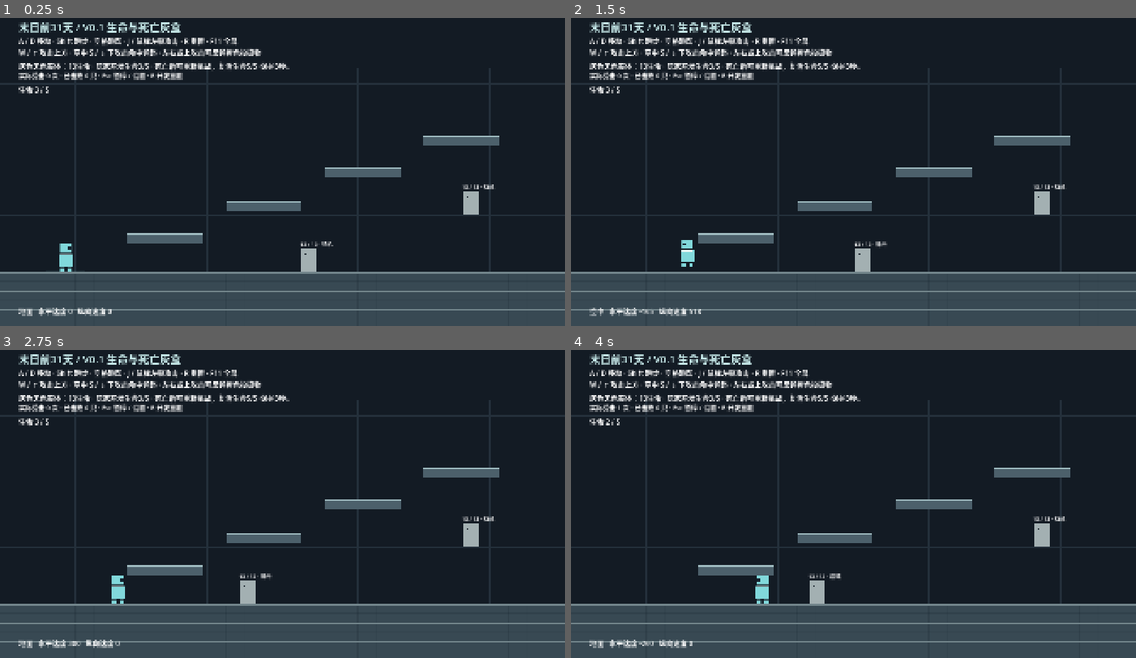
Above: before the commit, frames 1-4 (two rows, left to right).
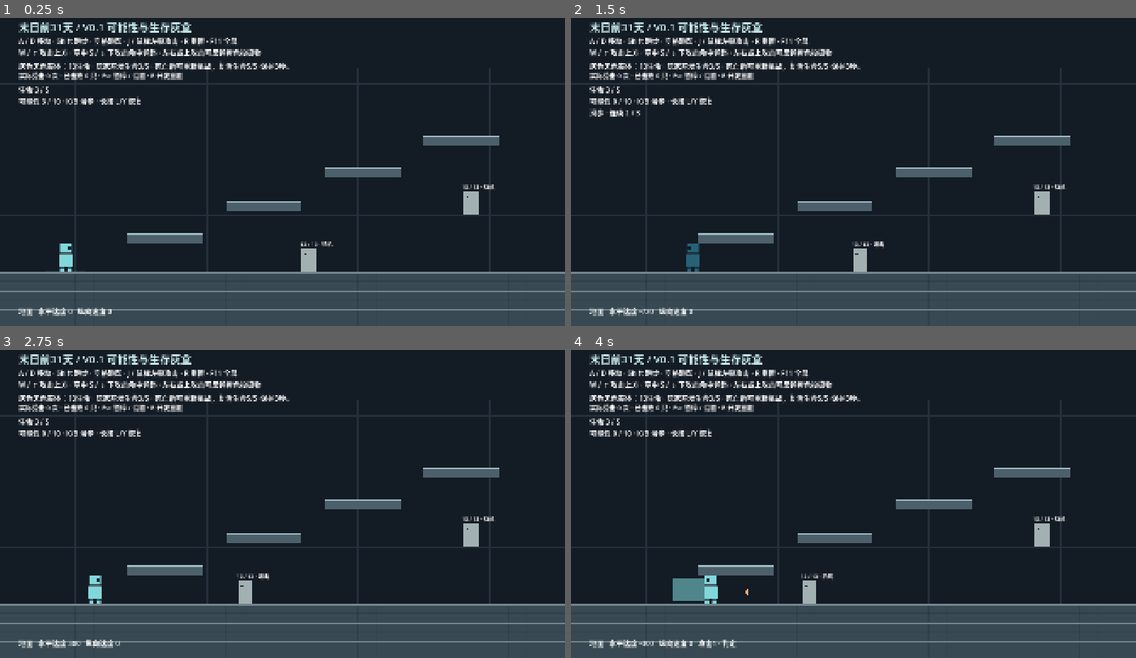
Above: after the commit, the same moments.

Repository: aiother/31DAYS-A
Game: Godot game, scene res://debug/enemy_lab.tscn
Two runs of this game, one before a commit and one after it. Both use one fixed random seed, a clock stepped at 60 frames per second and the inputs below.
Inputs:
- Up to frame 1 (0.25 s): no input
- Up to frame 2 (1.5 s): tap Enter at 0.5 s; hold D (move_right) 0.53-1.28 s; tap J (attack) at 0.6 s; tap Space (jump) at 0.77, 1.07 s; tap K (dodge) at 0.8, 1.35 s; hold A (move_left) from 1.28 s (still down)
- Up to frame 3 (2.75 s): tap Space (jump) at 1.52, 1.82 s; tap L (recover) at 1.55 s; release A (move_left) at 2.03 s; hold D (move_right) from 2.03 s (still down); hold L (recover) from 2.03 s (still down); tap Shift (run) at 2.3 s
- Up to frame 4 (4 s): release L (recover) at 2.78 s; tap Shift (run) at 2.85 s; tap Space (jump) at 3.02, 3.05, 3.32 s; release D (move_right) at 3.53 s; hold A (move_left) from 3.53 s (still down); hold Space (jump) from 3.53 s (still down); tap J (attack) at 3.8 s

The runs differ from the first frame. In frame 1, 0.6% of the frame differs, in the area x 3-34%, y 1-29%; in frame 2, 1.3%; in frame 3, 1.2%; in frame 4, 1.8%, in the area x 3-48%, y 1-97%.

Commit message:
feat: implement possibility ground dodge and hold healing

Diff:
--- /dev/null
+++ b/game/data/player/graybox_possibility.tres
@@ -0,0 +1,6 @@
+[gd_resource type="Resource" script_class="PossibilityConfig" load_steps=2 format=3]
+
+[ext_resource type="Script" path="res://player/possibility_config.gd" id="1"]
+
+[resource]
+script = ExtResource("1")
--- a/game/debug/enemy_lab.gd
+++ b/game/debug/enemy_lab.gd
@@ -33,6 +33,6 @@
 		tree.remove_meta("graybox_revive_pending")
 		push_error("Could not reload graybox challenge")
 
-func _on_defeated(_reward: int) -> void:
-	# Reward signal is ready; resource credit waits for the possibility phase.
+func _on_defeated(reward: int) -> void:
+	player.possibility.gain(reward)
 	_defeats += 1
--- a/game/debug/enemy_lab.tscn
+++ b/game/debug/enemy_lab.tscn
@@ -26,7 +26,7 @@
 flying = true
 ranged_only = true
 [node name="Title" parent="Instructions"]
-text = "末日前31天 / V0.1 生命与死亡灰盒"
+text = "末日前31天 / V0.1 可能性与生存灰盒"
 [node name="Help" parent="Instructions"]
 text = "A / D 移动 · Shift 跑步 · 空格跳跃 · J / 鼠标左键攻击 · R 重置 · F11 全屏
 W / ↑ 攻击上方 · 空中 S / ↓ 下攻击命中弹起 · 左右或上攻击可反弹橙色投掷物
--- a/game/player/placeholder_visual.gd
+++ b/game/player/placeholder_visual.gd
@@ -7,7 +7,10 @@
 var _feedback: Tween
 var _pulse: float = 0.0
 var _hurt_flash: float = 0.0
+var _reward_flash: float = 0.0
+var _last_balance: int = 3
 @onready var life: PlayerLife = get_parent().get_node("GameplayRoot/Life") as PlayerLife
+@onready var actions: PlayerPossibility = get_parent().get_node("GameplayRoot/Possibility") as PlayerPossibility
 
 func _ready() -> void:
 	player.landed.connect(_on_landed)
@@ -20,6 +23,13 @@
 	life.damaged.connect(_on_damaged)
 	life.died.connect(_on_died)
 	life.respawned.connect(_on_respawned)
+	_last_balance = actions.balance
+	actions.balance_changed.connect(_on_balance_changed)
+
+func _on_balance_changed(current: int, _maximum: int) -> void:
+	if current > _last_balance:
+		_reward_flash = 0.35
+	_last_balance = current
 
 func _on_damaged(_amount: int, _impulse: Vector2) -> void:
 	_hurt_flash = 0.2
@@ -60,8 +70,15 @@
 
 func _process(delta: float) -> void:
 	_hurt_flash = maxf(0.0, _hurt_flash - delta)
+	_reward_flash = maxf(0.0, _reward_flash - delta)
 	sprite.modulate = Color(1, 0.4, 0.35) if _hurt_flash > 0.0 else Color.WHITE
 	sprite.modulate.a = 0.45 if life.is_alive() and life.protection_remaining > 0.0 and int(Time.get_ticks_msec() / 90) % 2 == 0 else 1.0
+	if player.possibility.state == PlayerPossibility.State.HEALING:
+		sprite.modulate = Color(0.5, 1.0, 0.65)
+	elif player.possibility.busy():
+		sprite.modulate = Color(1.0, 0.7, 0.35) if player.possibility.poor_dodge else Color(0.5, 0.85, 1.0)
+		if player.possibility.invincible_remaining > 0.0:
+			sprite.modulate.a = 0.45
 	_pulse = maxf(0.0, _pulse - delta * 2.8)
 	queue_redraw()
 
@@ -79,6 +96,8 @@
 	_feedback.tween_property(sprite, "scale", Vector2.ONE, player.movement.hard_landing_duration if hard else 0.12)
 
 func _draw() -> void:
+	if _reward_flash > 0.0:
+		draw_arc(Vector2(0, -48), 55.0 + (0.35 - _reward_flash) * 100.0, 0, TAU, 32, Color(0.5, 1.0, 0.65, _reward_flash / 0.35), 3.0)
 	if combat != null and combat.is_attacking():
 		var shape: RectangleShape2D = combat.hit_shape.shape as RectangleShape2D
 		var rect: Rect2 = Rect2(combat.hitbox.position - shape.size * 0.5, shape.size)
--- a/game/player/player.tscn
+++ b/game/player/player.tscn
@@ -9,6 +9,8 @@
 [ext_resource type="Script" path="res://player/player_hurtbox.gd" id="7"]
 [ext_resource type="Script" path="res://player/player_life.gd" id="8"]
 [ext_resource type="Resource" path="res://data/player/graybox_life.tres" id="9"]
+[ext_resource type="Script" path="res://player/player_possibility.gd" id="10"]
+[ext_resource type="Resource" path="res://data/player/graybox_possibility.tres" id="11"]
 
 [sub_resource type="CapsuleShape2D" id="Body"]
 radius = 22.0
@@ -44,6 +46,10 @@
 [node name="Combat" type="Node" parent="GameplayRoot"]
 script = ExtResource("5")
 config = ExtResource("6")
+
+[node name="Possibility" type="Node" parent="GameplayRoot"]
+script = ExtResource("10")
+config = ExtResource("11")
 
 [node name="Hitbox" type="Area2D" parent="GameplayRoot"]
 position = Vector2(60, -48)
--- a/game/player/player_combat.gd
+++ b/game/player/player_combat.gd
@@ -48,7 +48,7 @@
 
 ## The physical player explicitly calls this; execution order is deterministic.
 func tick(delta: float) -> void:
-	if not player.life.can_control():
+	if not player.life.can_control() or player.possibility.busy():
 		interrupt()
 		return
 	_clock += delta
--- a/game/player/player_controller.gd
+++ b/game/player/player_controller.gd
@@ -7,6 +7,7 @@
 @export var movement: MovementConfig
 @onready var combat: PlayerCombat = $GameplayRoot/Combat
 @onready var life: PlayerLife = $GameplayRoot/Life
+@onready var possibility: PlayerPossibility = $GameplayRoot/Possibility
 var facing: float = 1.0
 var landing_lock_remaining: float = 0.0
 var _turn_remaining: float = 0.0
@@ -28,8 +29,14 @@
 
 func _physics_process(delta: float) -> void:
 	life.tick(delta)
+	possibility.tick(delta)
 	if not life.can_control():
 		velocity.x = move_toward(velocity.x, 0.0, 600.0 * delta) if life.is_alive() else 0.0
+		velocity.y = minf(velocity.y + movement.gravity * movement.fall_gravity_scale * delta, movement.max_fall_speed)
+		move_and_slide()
+		return
+	if possibility.busy():
+		velocity.x = possibility.horizontal_speed()
 		velocity.y = minf(velocity.y + movement.gravity * movement.fall_gravity_scale * delta, movement.max_fall_speed)
 		move_and_slide()
 		return
@@ -102,12 +109,14 @@
 	_edge_remaining = 0.0
 
 func _on_damaged(_amount: int, impulse: Vector2) -> void:
+	possibility.cancel()
 	combat.interrupt()
 	velocity.x = clampf(impulse.x, -life.config.max_knockback, life.config.max_knockback)
 	_hold_remaining = 0.0
 	_bounce_rising = false
 
 func reset_kinematics() -> void:
+	possibility.reset_actions()
 	combat.interrupt()
 	velocity = Vector2.ZERO
 	landing_lock_remaining = 0.0
--- a/game/player/player_life.gd
+++ b/game/player/player_life.gd
@@ -24,6 +24,9 @@
 	return is_alive() and hurt_remaining <= 0.0
 
 func take_hit(amount: int, impulse: Vector2 = Vector2.ZERO) -> bool:
+	var actions: PlayerPossibility = get_parent().get_node_or_null("Possibility") as PlayerPossibility
+	if actions != null and actions.invincible_remaining > 0.0:
+		return false
 	if not is_alive() or protection_remaining > 0.0 or hurt_remaining > 0.0 or amount <= 0:
 		return false
 	health = maxi(0, health - amount)
@@ -37,6 +40,12 @@
 	if health == 0:
 		died.emit()
 	return true
+
+func heal(amount: int) -> void:
+	if not is_alive() or amount <= 0:
+		return
+	health = mini(config.max_health, health + amount)
+	health_changed.emit(health, config.max_health)
 
 func tick(delta: float) -> void:
 	protection_remaining = maxf(0.0, protection_remaining - delta)
--- /dev/null
+++ b/game/player/player_possibility.gd
@@ -0,0 +1,109 @@
+class_name PlayerPossibility
+extends Node
+signal balance_changed(current: int, maximum: int)
+enum State { IDLE, DODGE_WINDUP, DODGE_ACTIVE, DODGE_RECOVERY, HEALING }
+@export var config: PossibilityConfig
+@onready var player: PlayerController = get_parent().get_parent() as PlayerController
+var balance: int = 3
+var state: State = State.IDLE
+var remaining: float = 0.0
+var chain: int = 0
+var since_dodge: float = 100.0
+var poor_dodge: bool = false
+var dodge_direction: float = 1.0
+var invincible_remaining: float = 0.0
+
+func _ready() -> void:
+	assert(config != null)
+	balance = config.initial
+
+func gain(amount: int) -> void:
+	if amount <= 0 or not player.life.is_alive():
+		return
+	balance = mini(config.maximum, balance + amount)
+	balance_changed.emit(balance, config.maximum)
+
+func busy() -> bool:
+	return state != State.IDLE
+
+func cancel() -> void:
+	state = State.IDLE
+	remaining = 0.0
+	invincible_remaining = 0.0
+
+func reset_actions() -> void:
+	cancel()
+	chain = 0
+	since_dodge = 100.0
+
+func try_dodge() -> bool:
+	if not player.life.can_control() or not player.is_on_floor() or player.landing_lock_remaining > 0.0:
+		return false
+	if state != State.IDLE and state != State.HEALING:
+		return false
+	if since_dodge + 0.00001 >= config.combo_reset:
+		chain = 0
+	var cost: int = chain + 1
+	if chain >= 3 or balance - cost < config.floor_balance:
+		return false
+	poor_dodge = balance < cost
+	balance -= cost
+	balance_changed.emit(balance, config.maximum)
+	chain += 1
+	since_dodge = 0.0
+	var axis: float = Input.get_axis("move_left", "move_right")
+	dodge_direction = signf(axis) if not is_zero_approx(axis) else player.facing
+	player.combat.interrupt()
+	state = State.DODGE_WINDUP
+	remaining = config.poor_windup if poor_dodge else config.dodge_windup
+	return true
+
+func try_heal() -> bool:
+	if busy() or not player.life.can_control() or not player.is_on_floor() or player.landing_lock_remaining > 0.0 or player.combat.is_attacking():
+		return false
+	if balance < config.heal_cost or player.life.health >= player.life.config.max_health:
+		return false
+	balance -= config.heal_cost
+	balance_changed.emit(balance, config.maximum)
+	player.combat.reset_combo()
+	state = State.HEALING
+	remaining = config.heal_duration
+	return true
+
+# Explicitly ticked before ordinary movement/combat. Costs are never refunded.
+func tick(delta: float) -> void:
+	since_dodge += delta
+	invincible_remaining = maxf(0.0, invincible_remaining - delta)
+	if since_dodge + 0.00001 >= config.combo_reset:
+		chain = 0
+	if not player.life.can_control():
+		cancel()
+		return
+	if Input.is_action_just_pressed("dodge") and try_dodge():
+		return
+	if Input.is_action_just_pressed("recover") and try_heal():
+		return
+	if state == State.HEALING and (not Input.is_action_pressed("recover") or not player.is_on_floor()):
+		cancel()
+		return
+	if not busy():
+		return
+	remaining -= delta
+	if remaining > 0.00001:
+		return
+	match state:
+		State.HEALING:
+			player.life.heal(config.heal_amount)
+			cancel()
+		State.DODGE_WINDUP:
+			state = State.DODGE_ACTIVE
+			remaining = config.dodge_duration
+			invincible_remaining = config.poor_invincible_duration if poor_dodge else config.invincible_duration
+		State.DODGE_ACTIVE:
+			state = State.DODGE_RECOVERY
+			remaining = config.dodge_recovery
+		State.DODGE_RECOVERY:
+			cancel()
+
+func horizontal_speed() -> float:
+	return dodge_direction * config.dodge_speed if state == State.DODGE_ACTIVE else 0.0
--- /dev/null
+++ b/game/player/possibility_config.gd
@@ -0,0 +1,17 @@
+class_name PossibilityConfig
+extends Resource
+@export var initial: int = 3
+@export var maximum: int = 10
+@export var floor_balance: int = -9
+@export var combo_reset: float = 1.3
+@export var heal_cost: int = 3
+@export var heal_amount: int = 2
+@export var heal_duration: float = 2.8
+# Graybox tuning, not frozen animation timings.
+@export var dodge_windup: float = 0.05
+@export var poor_windup: float = 0.15
+@export var dodge_duration: float = 0.20
+@export var dodge_recovery: float = 0.08
+@export var invincible_duration: float = 0.16
+@export var poor_invincible_duration: float = 0.08
+@export var dodge_speed: float = 720.0
--- /dev/null
+++ b/game/tests/test_possibility.gd
@@ -0,0 +1,161 @@
+extends SceneTree
+var checks: int = 0
+var failures: int = 0
+var player: PlayerController
+var actions: PlayerPossibility
+
+func _initialize() -> void:
+	run.call_deferred()
+
+func check(ok: bool, message: String) -> void:
+	checks += 1
+	if not ok:
+		failures += 1
+		push_error(message)
+	else:
+		print("PASS: " + message)
+
+func ticks(count: int) -> void:
+	for i: int in range(count):
+		await physics_frame
+		await process_frame
+
+func fresh(balance: int = 10) -> void:
+	for action: StringName in InputMap.get_actions():
+		Input.action_release(action)
+	player.life.start_new_run()
+	player.reset_kinematics()
+	actions.balance = balance
+
+func run() -> void:
+	var world: Node2D = (load("res://debug/movement_lab.tscn") as PackedScene).instantiate() as Node2D
+	root.add_child(world)
+	player = world.get_node("Player") as PlayerController
+	actions = player.possibility
+	await ticks(10)
+	check(actions.balance == 3 and actions.config.maximum == 10, "initial possibility 3/10")
+	actions.gain(20)
+	check(actions.balance == 10, "gain caps at maximum")
+	actions.balance = -9
+	actions.gain(2)
+	check(actions.balance == -7, "gain repays overdraft")
+	# Deterministic component timing while body retains a real floor contact.
+	player.set_physics_process(false)
+	fresh()
+	check(actions.try_dodge() and actions.balance == 9 and actions.chain == 1, "first dodge costs 1")
+	check(not actions.try_dodge() and actions.balance == 9, "active action rejects duplicate spending")
+	check(player.life.take_hit(1), "windup is vulnerable and hit cancels dodge")
+	check(not actions.busy(), "damage clears dodge action")
+	fresh()
+	for expected: int in [9, 7, 4]:
+		check(actions.try_dodge() and actions.balance == expected, "chain cost 1 then 2 then 3")
+		actions.tick(0.05)
+		check(actions.state == PlayerPossibility.State.DODGE_ACTIVE and not player.life.take_hit(1), "normal dodge active window blocks real damage")
+		actions.tick(0.20)
+		actions.tick(0.08)
+	check(not actions.try_dodge() and actions.balance == 4, "fourth consecutive dodge rejected")
+	actions.tick(0.96)
+	check(actions.chain == 3, "chain remains before 1.3 seconds from last start")
+	actions.tick(0.01)
+	check(actions.chain == 0 and actions.try_dodge() and actions.balance == 3, "1.3 seconds since last start resets costs")
+	fresh(0)
+	check(actions.try_dodge() and actions.balance == -1 and actions.poor_dodge, "insufficient funds allow overdraft dodge")
+	check(is_equal_approx(actions.remaining, 0.15), "poor dodge uses longer windup")
+	actions.tick(0.15)
+	check(is_equal_approx(actions.invincible_remaining, 0.08), "poor dodge uses fewer invincible frames")
+	actions.tick(0.09)
+	check(player.life.take_hit(1), "poor invulnerability expires before slide ends")
+	fresh(-9)
+	check(not actions.try_dodge() and actions.balance == -9, "floor refuses further dodge")
+	fresh(-8)
+	check(actions.try_dodge() and actions.balance == -9, "exact floor permitted")
+	actions.cancel()
+	check(not actions.try_dodge() and actions.balance == -9, "crossing floor rejected without partial charge")
+	fresh()
+	player.position.y -= 100
+	player.set_physics_process(true)
+	await ticks(1)
+	check(not actions.try_dodge(), "air dodge prohibited")
+	player.position = Vector2(224, 880)
+	await ticks(10)
+	player.set_physics_process(false)
+	fresh(2)
+	check(not actions.try_heal() and actions.balance == 2, "heal cannot overdraw")
+	fresh()
+	player.life.health = 5
+	check(not actions.try_heal() and actions.balance == 10, "full health heal disabled")
+	fresh()
+	Input.action_press("recover")
+	check(actions.try_heal() and actions.balance == 7, "heal charges 3 immediately")
+	for i: int in range(167):
+		actions.tick(1.0 / 60.0)
+	check(player.life.health == 3 and actions.busy(), "heal does not pay out before 2.8 seconds")
+	actions.tick(1.0 / 60.0)
+	check(player.life.health == 5 and not actions.busy(), "heal pays 2 exactly at completion")
+	fresh()
+	player.life.health = 4
+	Input.action_press("recover")
+	actions.try_heal()
+	actions.tick(2.8)
+	check(player.life.health == 5, "healing cannot exceed max HP")
+	fresh()
+	Input.action_press("recover")
+	actions.try_heal()
+	Input.action_release("recover")
+	actions.tick(0.1)
+	check(not actions.busy() and actions.balance == 7 and player.life.health == 3, "early release retains cost without healing")
+	fresh()
+	Input.action_press("recover")
+	actions.try_heal()
+	player.life.take_hit(1)
+	check(not actions.busy() and actions.balance == 7 and player.life.health == 2, "hit interrupts healing without refund")
+	fresh()
+	Input.action_press("recover")
+	actions.try_heal()
+	check(actions.try_dodge() and actions.balance == 6, "dodge cancels heal and pays own cost")
+	fresh()
+	player.combat.phase = PlayerCombat.Phase.ACTIVE
+	check(not actions.try_heal(), "heal cannot cancel attack")
+	check(actions.try_dodge() and not player.combat.is_attacking(), "dodge cancels attack")
+	fresh()
+	player.life.take_hit(3)
+	check(not actions.try_dodge() and not actions.try_heal(), "death blocks both actions")
+	fresh()
+	player.set_physics_process(true)
+	Input.action_press("recover")
+	await ticks(1)
+	var start_x: float = player.position.x
+	Input.action_press("move_right")
+	Input.action_press("jump")
+	Input.action_press("attack")
+	await ticks(10)
+	check(actions.state == PlayerPossibility.State.HEALING and absf(player.position.x - start_x) < 0.01 and not player.combat.is_attacking() and player.is_on_floor(), "held healing blocks movement jump and attacks")
+	paused = true
+	var before: float = actions.remaining
+	await ticks(3)
+	check(actions.remaining == before, "pause freezes action timing")
+	paused = false
+	fresh()
+	Input.action_press("move_left")
+	Input.action_press("dodge")
+	await ticks(5)
+	check(actions.dodge_direction == -1 and player.velocity.x < 0, "input starts left slide independently of facing")
+	fresh()
+	world.queue_free()
+	await process_frame
+	# Actual production reward wiring, including single-credit on repeated damage.
+	world = (load("res://debug/enemy_lab.tscn") as PackedScene).instantiate() as Node2D
+	root.add_child(world)
+	player = world.get_node("Player") as PlayerController
+	actions = player.possibility
+	var enemy: ColorlessEntity = world.get_node("Enemies/GroundEntity") as ColorlessEntity
+	var receiver: CombatHurtbox = enemy.get_node("GameplayRoot/Hurtbox") as CombatHurtbox
+	receiver.receive_attack(20, Vector2.ZERO, player, 123)
+	check(actions.balance == 5, "real colorless defeat credits 2 possibility")
+	receiver.receive_attack(20, Vector2.ZERO, player, 124)
+	check(actions.balance == 5, "dead enemy does not pay twice")
+	world.queue_free()
+	await process_frame
+	await process_frame
+	print("POSSIBILITY_TESTS checks=%d failures=%d" % [checks, failures])
+	quit(1 if failures else 0)
--- a/game/ui/menus/life_ui.gd
+++ b/game/ui/menus/life_ui.gd
@@ -58,6 +58,12 @@
 	if life.protection_remaining > 0.0 and life.is_alive():
 		protection = " · 保护 %.1f 秒" % life.protection_remaining
 	_health.text = "生命 %d / %d%s" % [life.health, life.config.max_health, protection]
+	var actions: PlayerPossibility = player.possibility
+	_health.text += "\n可能性 %d / %d · K/B 滑步 · 长按 L/Y 恢复" % [actions.balance, actions.config.maximum]
+	if actions.state == PlayerPossibility.State.HEALING:
+		_health.text += "\n恢复中 %.1f / %.1f 秒" % [actions.config.heal_duration - actions.remaining, actions.config.heal_duration]
+	elif actions.busy():
+		_health.text += "\n%s滑步 · 连续 %d / 3" % ["透支" if actions.poor_dodge else "", actions.chain]
 	_health.modulate = Color(1, 0.5, 0.4) if life.health <= 1 else Color.WHITE
 	var edge_alpha: float = 0.0
 	var black_alpha: float = 0.0
Not shown: 1 places in game/player/player.tscn that only renumber resources
Not shown, added: game/player/player_possibility.gd.uid
Not shown, added: game/player/possibility_config.gd.uid
Not shown, added: game/tests/test_possibility.gd.uid
Not shown, changed: Words/T3_可能性_基础属性_成长_死亡.md
Not shown, changed: game/docs/player_life_implementation.md
Not shown, added: game/docs/possibility_implementation.md
Not shown, changed: game/docs/technical_baseline.md
